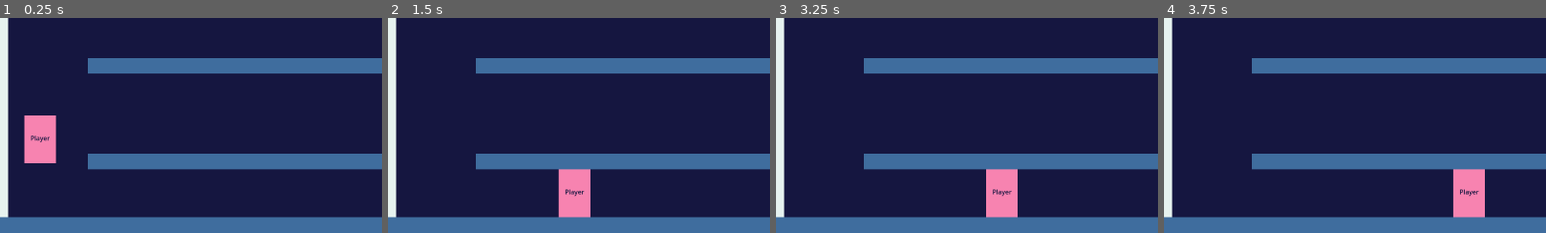
Above: before the commit, frames 1-4 (left to right).
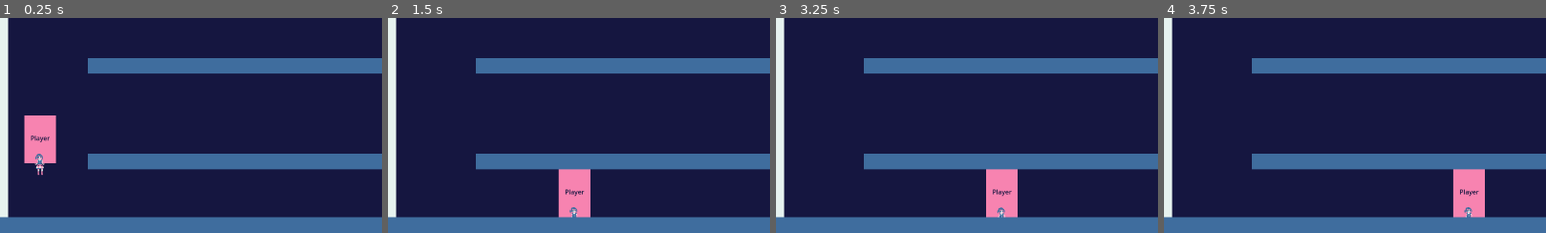
Above: after the commit, the same moments.

Repository: UnChiller/Github-Game-Off-2024
Game: Godot game, scene res://Scenes/world.tscn
The game is run twice, just before and just after one commit, with the same random seed, the same clock (stepped at 60 frames per second) and the same inputs.
Inputs:
- Up to frame 1 (0.25 s): no input
- Up to frame 2 (1.5 s): hold Right (move_right) from 0.53 s (still down); tap C (jump) at 0.77 s
- Up to frame 3 (3.25 s): tap C (jump) at 1.52, 3.02 s; release Right (move_right) at 2.03 s; hold Left (move_left) 2.03-2.78 s; hold Right (move_right) from 2.78 s (still down)
- Up to frame 4 (3.75 s): keep holding Right (move_right)
The pictures show only the part of the screen within x 1-51%, y 50-100%; the shares and areas given below are measured in that part.

The runs differ from the first frame. In frame 1, 0.2% of the frame differs, in the area x 9-12%, y 63-74%; in frame 2, less than 0.1%; in frame 3, less than 0.1%; in frame 4, less than 0.1%.

Commit message:
Added raw animation files for some player states

Diff:
--- a/Scenes/player.tscn
+++ b/Scenes/player.tscn
@@ -1,6 +1,12 @@
-[gd_scene load_steps=5 format=3 uid="uid://dypaa1cr0c5co"]
+[gd_scene load_steps=11 format=3 uid="uid://dypaa1cr0c5co"]
 
 [ext_resource type="Script" path="res://Scripts/player.gd" id="1_a6yun"]
+[ext_resource type="Texture2D" uid="uid://bagvn05ectjbw" path="res://assets/idle/idle1.png" id="2_3jjjx"]
+[ext_resource type="Texture2D" uid="uid://bodc3aawf5nrg" path="res://assets/idle/idle2.png" id="3_8xuyo"]
+[ext_resource type="Texture2D" uid="uid://df3muqxdcl876" path="res://assets/walk/cake_walk1.png" id="4_8nk8y"]
+[ext_resource type="Texture2D" uid="uid://big7xxcu6pdpw" path="res://assets/walk/cake_walk2.png" id="5_erxoq"]
+[ext_resource type="Texture2D" uid="uid://d0x5s6jknu3ck" path="res://assets/walk/cake_walk3.png" id="6_h0pnt"]
+[ext_resource type="Texture2D" uid="uid://govy4mydsu56" path="res://assets/walk/cake_walk4.png" id="7_cytea"]
 
 [sub_resource type="RectangleShape2D" id="RectangleShape2D_ay2ad"]
 size = Vector2(80, 120)
@@ -14,7 +20,13 @@
 "name": &"grab",
 "speed": 5.0
 }, {
-"frames": [],
+"frames": [{
+"duration": 1.0,
+"texture": ExtResource("2_3jjjx")
+}, {
+"duration": 1.0,
+"texture": ExtResource("3_8xuyo")
+}],
 "loop": true,
 "name": &"idle",
 "speed": 5.0
@@ -24,7 +36,19 @@
 "name": &"jump",
 "speed": 5.0
 }, {
-"frames": [],
+"frames": [{
+"duration": 1.0,
+"texture": ExtResource("4_8nk8y")
+}, {
+"duration": 1.0,
+"texture": ExtResource("5_erxoq")
+}, {
+"duration": 1.0,
+"texture": ExtResource("6_h0pnt")
+}, {
+"duration": 1.0,
+"texture": ExtResource("7_cytea")
+}],
 "loop": true,
 "name": &"walk",
 "speed": 5.0
@@ -56,4 +80,4 @@
 
 [node name="AnimatedSprite2D" type="AnimatedSprite2D" parent="."]
 sprite_frames = SubResource("SpriteFrames_4h08t")
-animation = &"grab"
+animation = &"walk"
Binary file added: assets/idle/idle1.png
Not shown, added: assets/idle/idle1.png.import
Binary file added: assets/idle/idle2.png
Not shown, added: assets/idle/idle2.png.import
Binary file added: assets/walk/cake_walk1.png
Not shown, added: assets/walk/cake_walk1.png.import
Binary file added: assets/walk/cake_walk2.png
Not shown, added: assets/walk/cake_walk2.png.import
Binary file added: assets/walk/cake_walk3.png
Not shown, added: assets/walk/cake_walk3.png.import
Binary file added: assets/walk/cake_walk4.png
Not shown, added: assets/walk/cake_walk4.png.import
